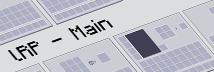
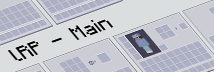
Comparing the layer stacks of the two 214px x 72px images. Changes:
painted on "矩形 14" over box(131, 32, 154, 54)